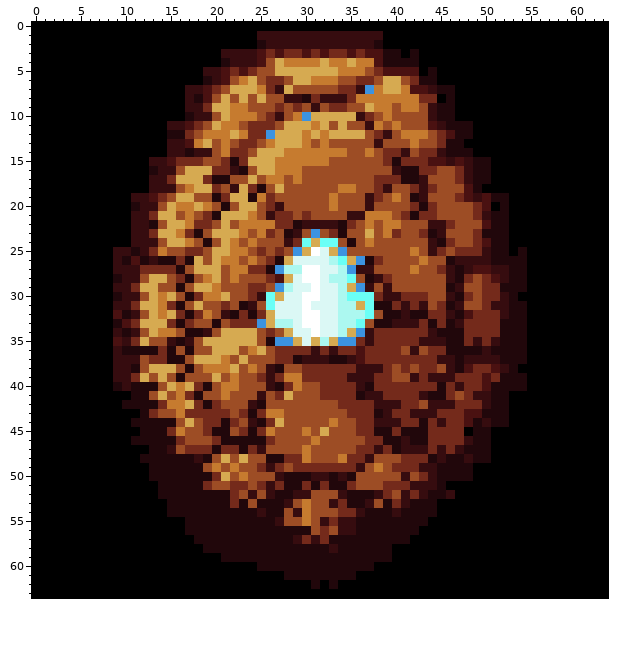
Pixel-art sprite: Content/Turtle.png. The picture above was drawn from the file before the commit.
The file is 64x64 pixels.
Once edited:
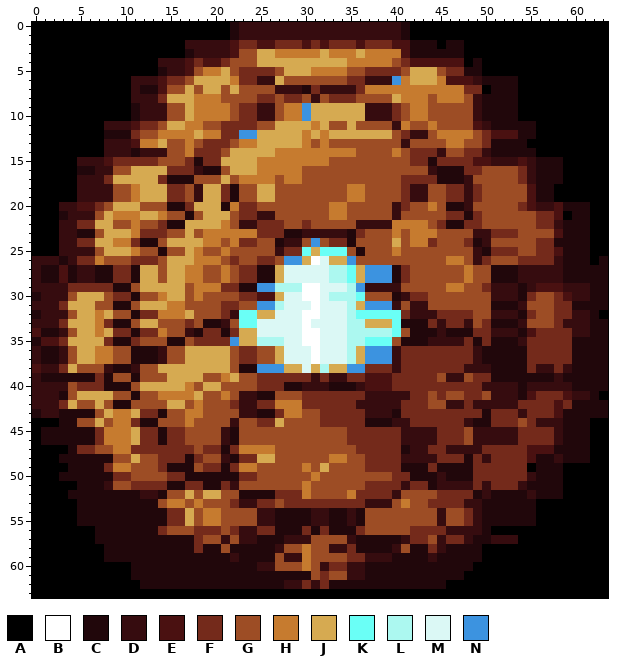
Palette (. is transparent): A #000000  B #ffffff  C #21070b  D #360c0f  E #4a1111  F #742a1b  G #9d4d25  H #c67b2f  J #d6aa51  K #6afff6  L #acf8f0  M #dbf8f5  N #3c93e0
Change:
Changed rows in their new state; - is an unchanged pixel.
first column x 0:
 0 ----------------------CDDDDDDDDDDDDDDDDDDC----------------------
 1 ----------------------CDD--------------DDC----------------------
 2 -----------------DDDDDEFFEEFFFEFEFFFEFFFEECCC-CC----------------
 3 -----------------CDDD-EGGJJHHHHHJHHHJHHHHE-CCCCC----------------
 4 --------------DDDEFEEFGGGJJ-JJJJ-JJH--HHGFEEEEEE-C--------------
 5 --------------CDDEGHHJGF-FFG---HHH-GGF-FFGJJJGFFCC--------------
 6 -----------DDDEFFGJJJJHFFDDJ-GGGGG-F-DDDNHJJJHEEEDCCCC----------
 7 -----------DCCEGGJGJJ--GGGG-DDCFDDDDFH-HH-HHHHHHFF-CCC----------
 8 -----------DDDFJJJHHHG-G-FF-FFGDGFF-GGGGJ--HGHHHGDCCCC----------
 9 -----------CDDDGGJHHHHGFFDDGHHNJJJJJJDDDFG-HGGGGGDCCCC----------
10 -----------CDDDGGJHHHHGFFDDGH-------JDDDF-HHGGGGGDCCCC----------
11 --------DDDEFFGJJHH-GFFF-GGJ------GJ-GG-DH--HGGGGEDCCCCC--------
12 --------CCCFGGHHHHJ--FFNNJJ----------JJJ-FDD-HHHHGFEEECC--------
13 --------DDDEHHJGGHGFFF-HHJJ-----------G--DG--GHHGGFCCCC---------
14 --------DDDCDDDGGHFFFGJJJ--H-------H-G-GHGF---GGFFDCCCCC--------
15 -----DDDEFFFFFGGG-CFFJJJ-HH------------GGG--CFFFFEEDDDEDCCC-----
16 -----CCDDGGJJJJFFFDCCGJJJHH-------------GGGGDCCCFFGGGGFDCCC-----
17 -----DDDFJJJJJFCCCGGGJ-HHH-GH---------GGGFFFFCCC-GGGGGFDCCC-----
18 -----DDDDGGHJJJFFGD-JFCGGJJG------G-H-GG-FD-G-FFDFGGGGGECC------
19 -----DDDDGGHJJJFFGDJJ-CGGJJ------G-HHGG-GFD---F-DFGGGGGECC------
20 ---DDEEFGJJJGG-CCF-JJ-HFF-GG------H--G--DFGGH-CCDGGGGGFEDDECCC--
21 ---CDDDGJHHHJJHG-C-JJ-GFFD-GG-G--HHGGGGGDGGGG-FFC-GGGGGGFFE-CC--
22 ---DDFFJJGGHGGFCCJJJJH-DDFF-GGFGGGGGDDDD-HHHGFCCFFGGGGGGFFDCCC--
23 ---DDCCGJJJHF-FGGJGHHHH-HF-F-CDDDDDCFG-GH-HHHG---DDFFFGGGGECCC--
24 ---DDFFJJHHFCC---JJHHG-FF--C-DGNGFF--G--J-HHFGG-FCDGGGGGFFCCCC--
25 ---DDDDGJJJHGGC--JH-GHGG-G-DFFKJKKK-C---H-G-GG-GGDCFFFGGFFECCC--
26 DDDCDFFHGGGFFFGJJJHHHGF-GF-GNNJB-JJNGGG----G--HHG-FGGGFFFFDCCC-C
27 DCCECDDCCFFCJJGJJHHGGHGF-C-JMMMM-L-KJNNNCFG--GGGHGGCC-DDDDDCCCCC
28 DCCECDDCCFFCJ-GJJHHGGHGFFCCJM-MM----JNNNCF----GGH-GCC-DDDDDCCCCC
29 DDDDFFFFFCCG--JJJ-HH-FFCCNNL-LB---ML--D-D-----HH---DDD-DEEEDDDCC
30 CDDDGJJJGFFC-G--JGHGGG-F-EE------L-L-GGGCD----GGG-GD-DCFGGFEDDCC
31 DDDFJJJGGCCG--JHH-G---FGGNNL--MB--M--NNNDGD--GGG--GCC-DGGGFFCCCC
32 CDDDGJJHJGGCFF-HHJGG-FDKKJ--------M-K-KKKFDDD-FFFGGD-D-FGGFFDDC-
33 DDDFJJJHF-CG--GGG--C-DGKKMMMM--M--M-LJJJKCCCFDFFDG-C--DGGGFDDDCC
34 ECCDGJJHJFFCFF-G-D-FFCF--MMMM-B---MLLLLLKGCCCD--C--DDD-EFFFFDDCC
35 CEEFJJJJFCC-G--C-GFFFFN--LLLMMBBMMMLLKKKGCCC--DD-C-C--DFFFFFCCCC
36 DCCDGJJHHGG---DG-JJJ--GFFG-JMMMBMMMLJNNNDFFF--FFFDC----FFFFFCCCC
37 DCCDGJJHHGGCCCDGGJ---J-FF--JMMMBMMMLJNNND----FFFF-CC---FFFFFCCCC
38 EDDFJGGGDCCD-G--JJJJJJGCCNNNJJMJLJJNNFF-D-F--FFFDDDCC-CFDDFDCCCC
39 DCCCCCCFCGGCG-GJJJJ-GHJ---F-FF-D-DDFFEEEFFF-FG-DG-FC---CCCDCCCCC
40 DDDDGFFFC-CGJJJ-JHGJJGG--FFFCCDDDCCC-EEE-----F-F--DDDD-DDDDDCCCC
41 DDDCGJJJJGG-G-HH-HJ----DDCCGG-FF----F--DDD-FGFG--FGDDDCEFFFEDDC-
42 DDDFJGGJGC-GGGGJJGHGG-FD-FFHHHFFFF--DD-----FGG-D-D-DDDFFFFEFCCCC
43 CDDCCCCGJHHJF-C-GHHGGG-DDCCFHH--FFF--DD-C-FFF---FF-FFFDFFFECCCCC
44 ---CCGGJGHHF--GG-H-GGGD-GF------FFFF-CCC-D-F-F--D-CFFFGFDDDCCC--
45 -CCCCCCFHHHJFF--F--GGDCGGGG---G-G--F--FF-DDDD---GDDDDDFFFFDCCC--
46 -CCCCCCFHHHJFF-F----GD-GGGG----G---FF--FF-DDD---GDDDDDFFFFDCCC--
47 ----CFFGGHHFFFFFF-G-FC-HHHH---G-------F-FC---FD-DDFFFFFEEECCCC--
48 ---CCCCCCGGJGGFFF-FG-DCFFJJGGGG--H-GGFFFFDDDDFFFCFDFFFFECCDCCC--
49 ----CCCCFHHGGGF---GFFCFHHGGG-GHGJGGGGFFF-CCCF----FFFFFF-CCC-----
50 ---CCCCCCFFGGGGFF---CCCFF--GGGGHGGGG----FFCCCD---FFFFFFDCCC-----
51 -----CCCDGGFFFF--FFCCFDG-GGGGGHGGGGG-FF--DFFCDDDDFDFFFDCCCC-----
52 ----CCCCCCCCDD-GGJGJJGGCCCCFFFH---GHFFF-DGGGGFFFFCDCCCCDCCC-----
53 -----CCCCCCCCCGHHGHGGG-DDFFGFFFFFF-FF-DDGHGGFFFFDDCCCCCC--------
54 -----CCCCCCCCCCFFJGHHGGGG-D-CCCDDCCDCGGGGGGGGDGGFDCCCCCC--------
55 -----CCCCCCCCCCFFJGHHGGGGDDCCCCD-CC--GGGGGGGGDGGFDCCCCCC--------
56 -------CCCCCCCFGGGFFFGFDDFF---FC-CCCFGGGGGFFFFDDDDC-------------
57 -------CCCCCCCCCCCFGGDGDD---D-DGGGGD-----DFFGDFFDCCDDD----------
58 --------CCCCCCCCCCF--G-----DGGHGG-DF----DGCCFDCCCC--------------
59 --------CCCCCCCCCCCCC-D----GDDHGGGGFFDDDCCCCDCCCCC--------------
60 -----------CCCCCCCCCCCCCCDDGGGHGDFFDD-CCCCCCCCCCC---------------
61 -----------CCCCCCCCCCCCCCCCC---GFGGDDCCCCCCCCCCC----------------
62 ------------CCCCCCCCCCCCCCCCDDFDF-CCCCCCCCCCCC------------------
Changed places in both pictures, as pixel boxes (x1, y1, x2, y2):
changed: (32, 22, 608, 589)
